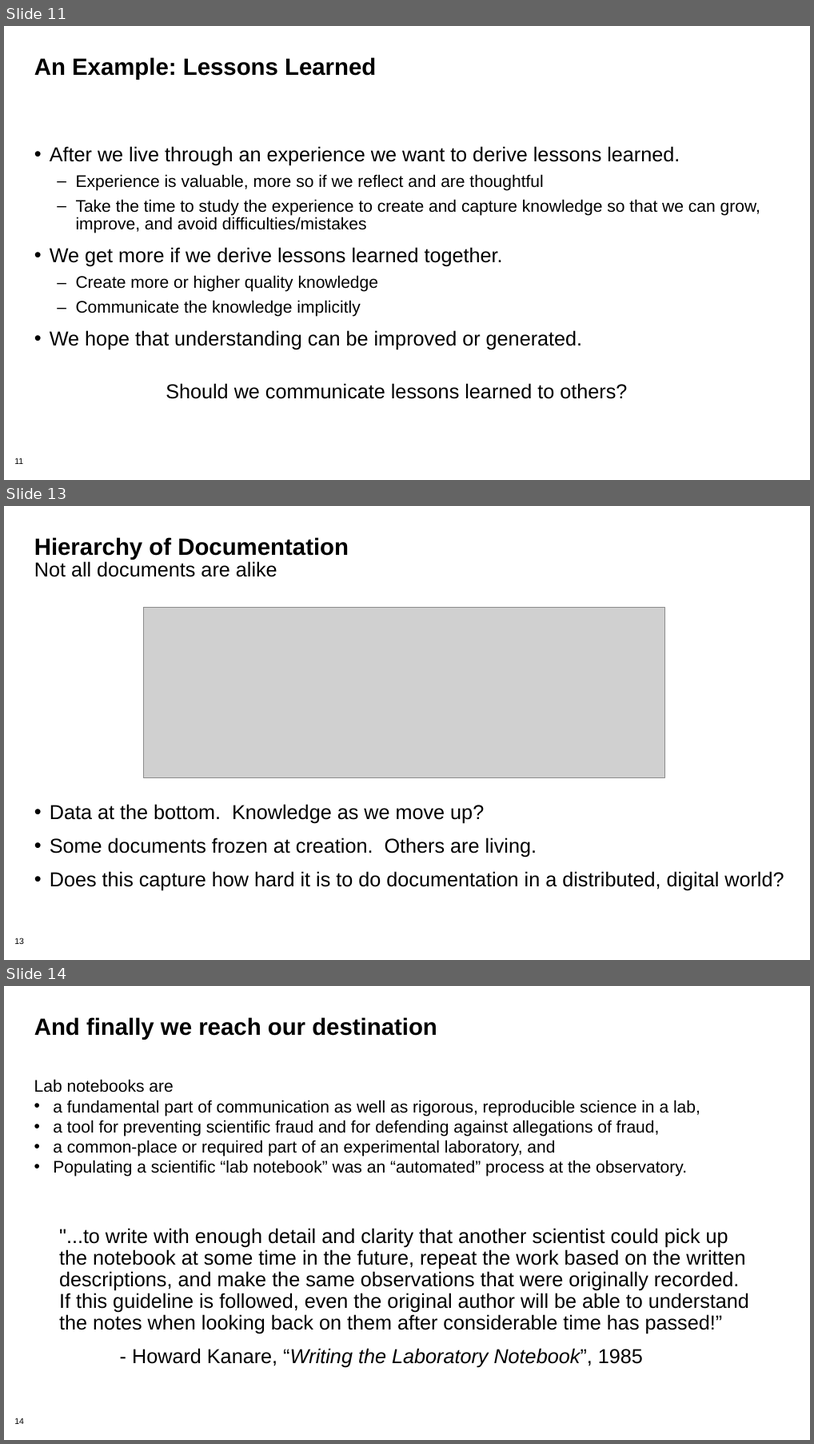
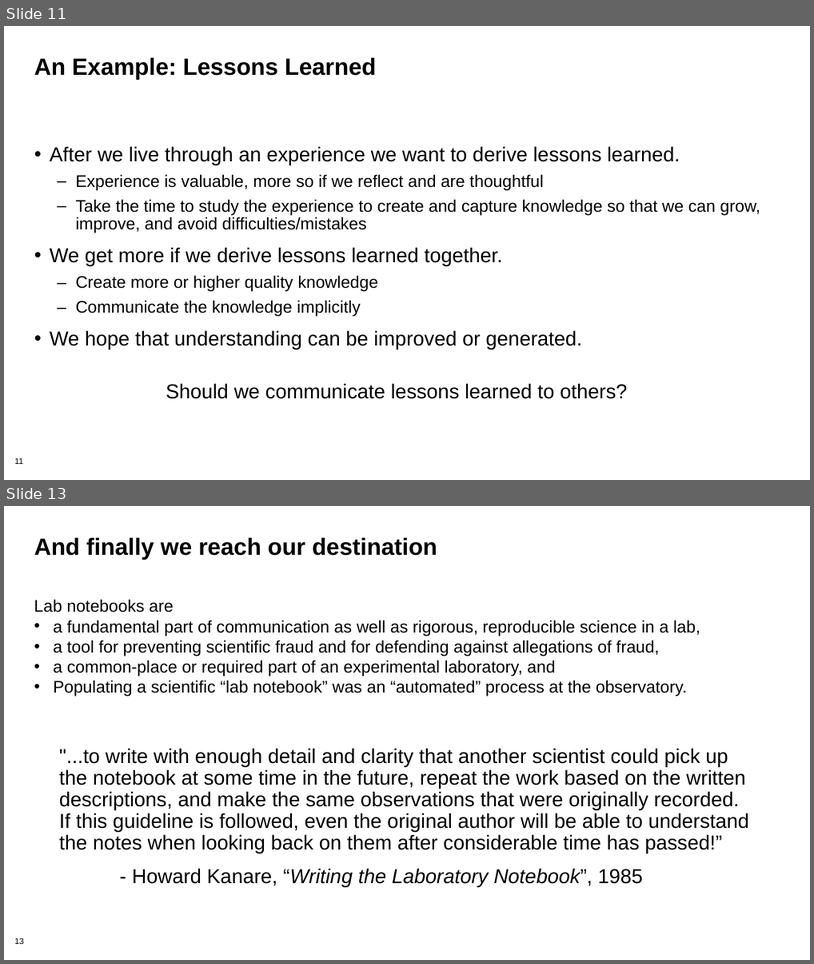
Before and after one commit to bssw-tutorial/presentations, a slide deck: lab-notebooks.pptx. Shown one above the other, each under a label of ours: slides 11, 13 and 14 before the commit, slides 11 and 13 after it; the slides between them are not shown. The pictures are 814x1444 and 814x964 pixels, drawn with LibreOffice and Linux fonts; fonts in the diff are those of the drawing; grey boxes stand for pictures; background and template pictures are left out. Boxes give left, top, right and bottom in pixels: in the first picture for what was removed or moved away, otherwise in the second. Text is boxed around its words. In the diff, an @@ line names an element or a change of style, - is before the commit and + after.

```diff
--- a/lab-notebooks.pptx
+++ b/lab-notebooks.pptx
@@ slide 13 removed at <box>4,506,810,960</box>, background #FFFFFF; not listed: 1 template element that a slide beside it also shows @@
@@ title removed at <box>34,537,349,577</box> @@
-Hierarchy of Documentation
-Not all documents are alike
@@ picture removed at <box>144,608,665,778</box> @@
@@ text removed at <box>50,804,784,891</box> @@
-• Data at the bottom. Knowledge as we move up?
-• Some documents frozen at creation. Others are living.
-• Does this capture how hard it is to do documentation in a distributed, digital world?
@@ what was slide 14 is now slide 13 @@
@@ page number at <box>14,937,24,944</box>: text changed @@
-14
+13
```
Also in this commit, not shown: 5 slides changed, 1 slide added.
